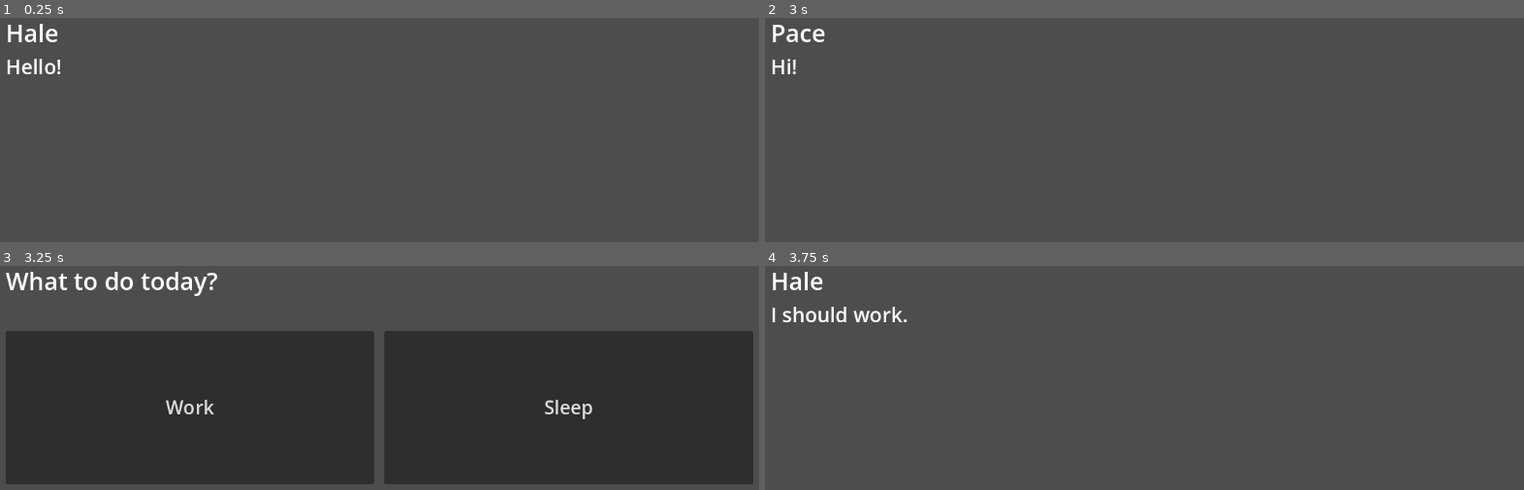
Above: before the commit, frames 1-4 (two rows, left to right).
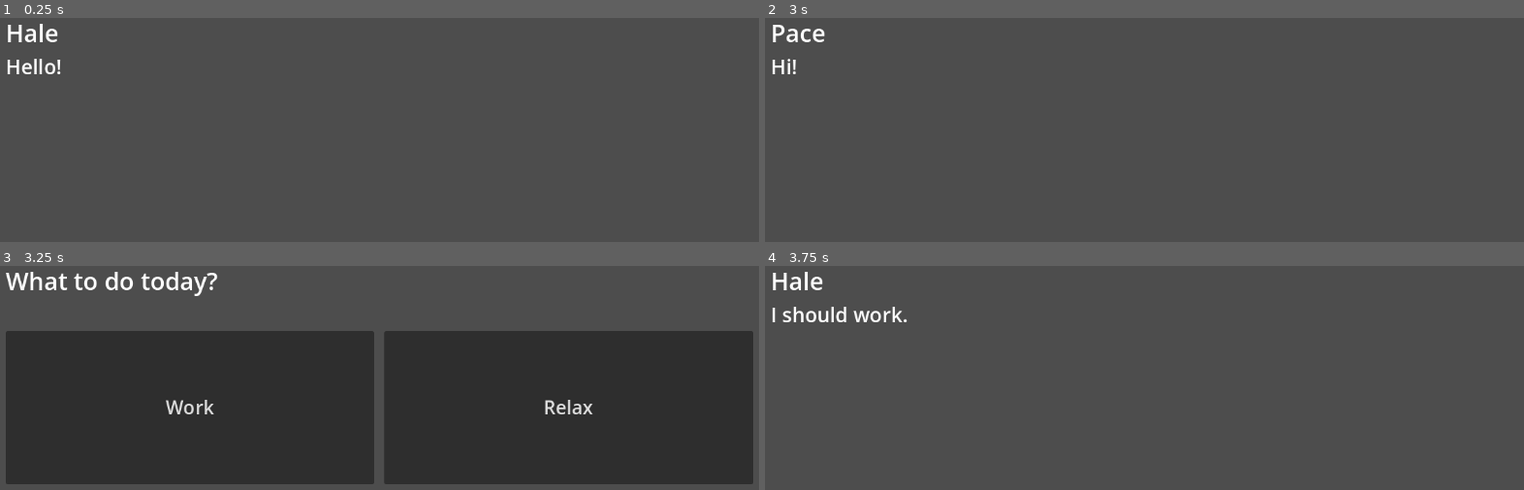
Above: after the commit, the same moments.

Repository: alexamy/godot-dialogue-system
Game: Godot game, scene res://nodes/example/dialogue_example.tscn
The game is run twice, just before and just after one commit, with the same random seed, the same clock (stepped at 60 frames per second) and the same inputs.
Inputs (mouse positions are in pixels of both pictures, inside the frame that each line leads up to):
- Up to frame 1 (0.25 s): no input
- Up to frame 2 (3 s): tap Enter at 0.5, 2 s; move the mouse to (outside the picture) at 0.52 s; tap I at 0.6, 2.1 s; click (outside the picture) at 0.67 s; tap Space at 1.25, 2.75 s; drag from (992, 53) to (1106, 118) at 1.27 s; move the mouse to (outside the picture) at 2.02 s; click (outside the picture) at 2.17 s; drag from (1106, 118) to (outside the picture) at 2.77 s
- Up to frame 3 (3.25 s): no input
- Up to frame 4 (3.75 s): click "Work" at 3.5 s

Frames 1-2 are identical in both runs. In frame 3, 0.2% of the frame differs, in the area x 71-79%, y 59-69%; in frame 4, nothing differs.

Commit message:
rename option to text

Diff:
--- a/nodes/blocks/dialogue_question.gd
+++ b/nodes/blocks/dialogue_question.gd
@@ -8,7 +8,7 @@
 @export var options: Array[DialogueQuestionOption]
 
 func start_dialogue():
-	var texts = options.map(func(o): return o.option)
+	var texts = options.map(func(o): return o.text)
 	var idx = await interpreter.ask(question, texts)
 	var path = options[idx].path
 	var block = get_node(path)
--- a/nodes/blocks/dialogue_question_option.gd
+++ b/nodes/blocks/dialogue_question_option.gd
@@ -2,9 +2,9 @@
 
 class_name DialogueQuestionOption
 
-@export_multiline var option: String
+@export_multiline var text: String
 @export var path: NodePath
 
-func _ready(p_option = "", p_path = ""):
-	option = p_option
+func _ready(p_text = "", p_path = ""):
+	text = p_text
 	path = p_path
--- a/nodes/example/dialogue_example.tscn
+++ b/nodes/example/dialogue_example.tscn
@@ -11,12 +11,12 @@
 
 [sub_resource type="Resource" id="Resource_hm6hf"]
 script = ExtResource("8_nhqmb")
-option = "Work"
+text = "Work"
 path = NodePath("../../WorkDialogue")
 
 [sub_resource type="Resource" id="Resource_q872u"]
 script = ExtResource("8_nhqmb")
-option = "Sleep"
+text = "Relax"
 path = NodePath("../../SleepDialogue")
 
 [node name="Root" type="Node2D"]
